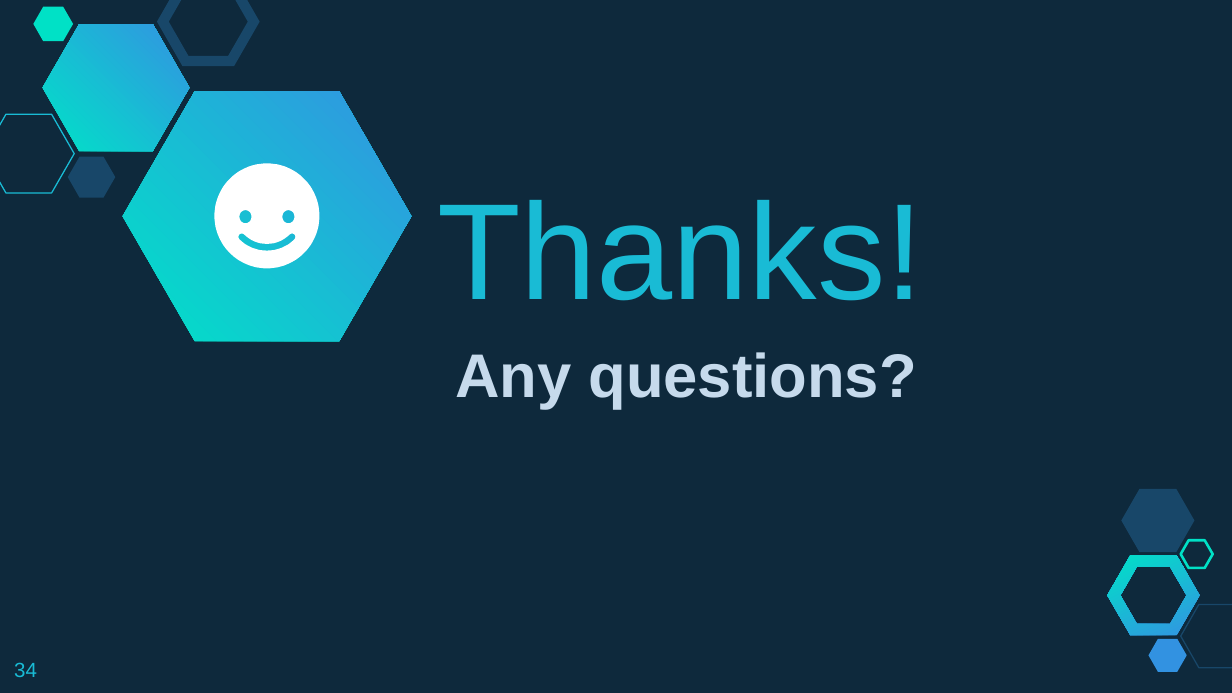
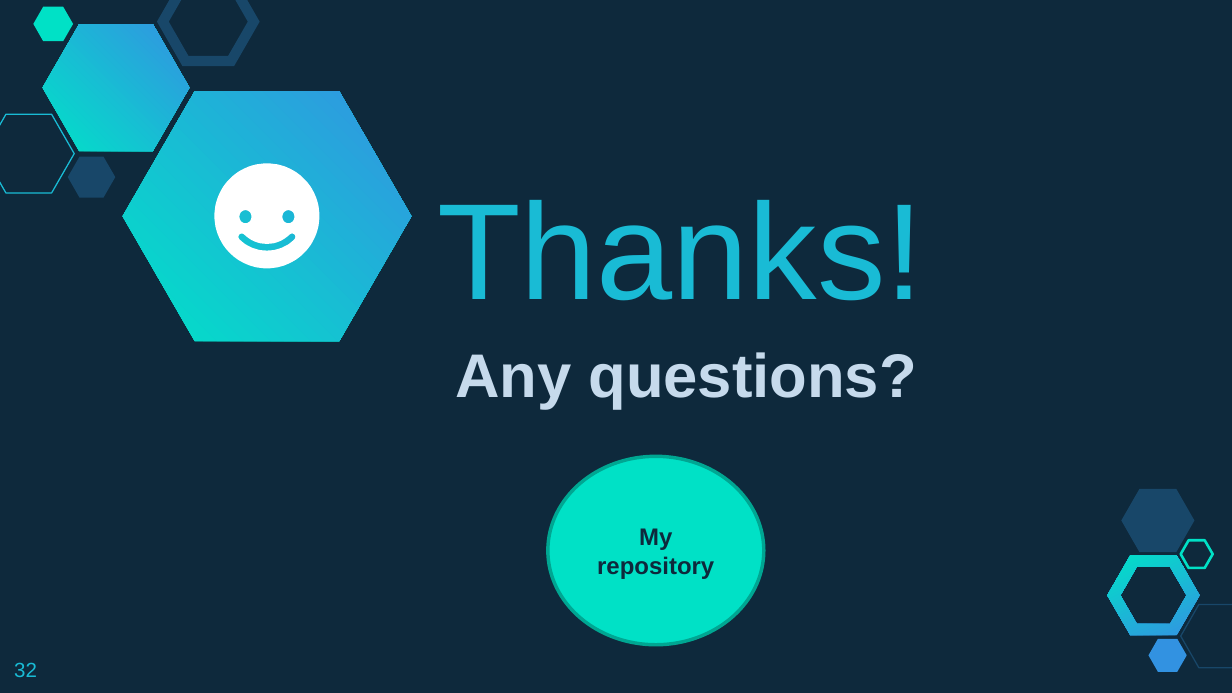
Before and after one commit to rodrigo-cabral-lab/cloudwalk_case, a slide deck: slide 32 of presentation_case_rodrigocabral_cloudwalk.pptx (slide 34 before the commit). Drawn at 1232x693 pixels with LibreOffice and Linux fonts; fonts in the diff are those of the drawing. Boxes give left, top, right and bottom in pixels: in the first picture for what was removed or moved away, otherwise in the second. Text is boxed around its words. In the diff, an @@ line names an element or a change of style, - is before the commit and + after.

```diff
--- a/presentation_case_rodrigocabral_cloudwalk.pptx
+++ b/presentation_case_rodrigocabral_cloudwalk.pptx
@@ ellipse added at bbox=[548, 456, 764, 644], fill #00E1C6, outline #00A692 2 pt, 14 pt, text #0E293C, bold @@
+My
+repository
@@ page number at bbox=[14, 662, 37, 677]: text changed @@
-34
+32
```
Also in this commit, not shown: 14 other slides changed, 1 slide added, 3 slides removed.
